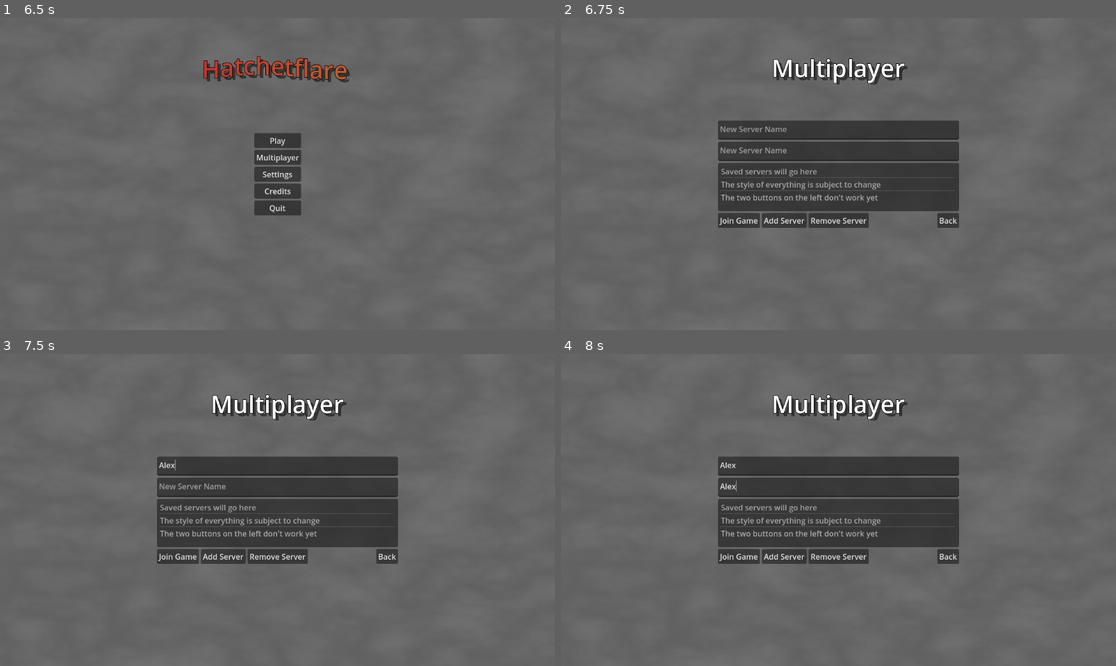
Above: before the commit, frames 1-4 (two rows, left to right).
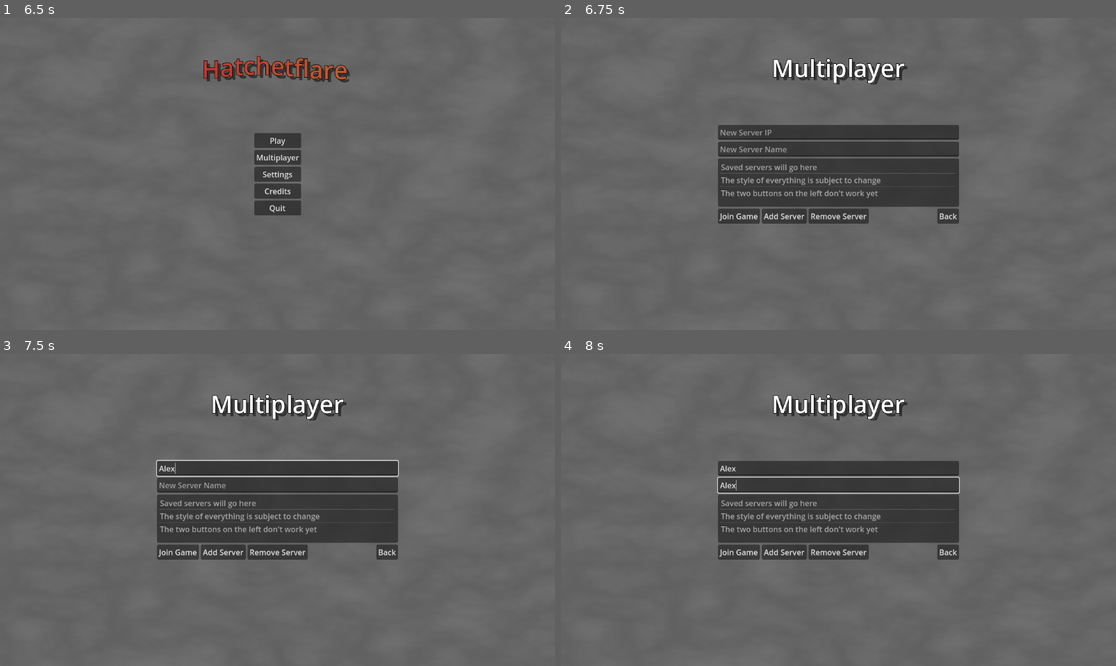
Above: after the commit, the same moments.

Repository: pixerhp/Hatchetflair
Game: Godot game, scene res://scenes/main_menu.tscn
Two runs of this game, one before a commit and one after it. Both use one fixed random seed, a clock stepped at 60 frames per second and the inputs below.
Inputs (mouse positions are in pixels of both pictures, inside the frame that each line leads up to):
- Up to frame 1 (6.5 s): click "Play" at 0.5 s; click "Play" at 1.25 s; click "Allow other players" at 2 s; click "Allow other players" at 2.75 s; click "Allow other players" at 3.5 s; click "Play" at 4.25 s; click "As server" at 5 s; click "Back" at 5.75 s
- Up to frame 2 (6.75 s): click "Multiplayer" at 6.5 s
- Up to frame 3 (7.5 s): click (277, 466) at 7.27 s; type "Alex" at 7.35 s
- Up to frame 4 (8 s): click (838, 488) at 7.5 s; type "Alex" at 7.58 s

Frame 1 is identical in both runs. In frame 2, 4.1% of the frame differs, in the area x 28-72%, y 32-68%; in frame 3, 4.2%; in frame 4, 4.1%.
Error before the commit: Trying to assign value of type 'TextEdit' to a variable of type 'LineEdit'. (res://scripts/main_menu.gd:8)

Commit message:
Fixed Error with LineEdit vs TextEdit

Diff:
--- a/scenes/main_menu.tscn
+++ b/scenes/main_menu.tscn
@@ -234,13 +234,11 @@
 grow_horizontal = 2
 grow_vertical = 2
 
-[node name="IP" type="TextEdit" parent="Menus/MultiplayerScreen/Multiplayer"]
-custom_minimum_size = Vector2(0, 40)
-layout_mode = 2
-placeholder_text = "New Server Name"
-
-[node name="Name" type="TextEdit" parent="Menus/MultiplayerScreen/Multiplayer"]
-custom_minimum_size = Vector2(0, 40)
+[node name="IP" type="LineEdit" parent="Menus/MultiplayerScreen/Multiplayer"]
+layout_mode = 2
+placeholder_text = "New Server IP"
+
+[node name="Name" type="LineEdit" parent="Menus/MultiplayerScreen/Multiplayer"]
 layout_mode = 2
 placeholder_text = "New Server Name"
 
